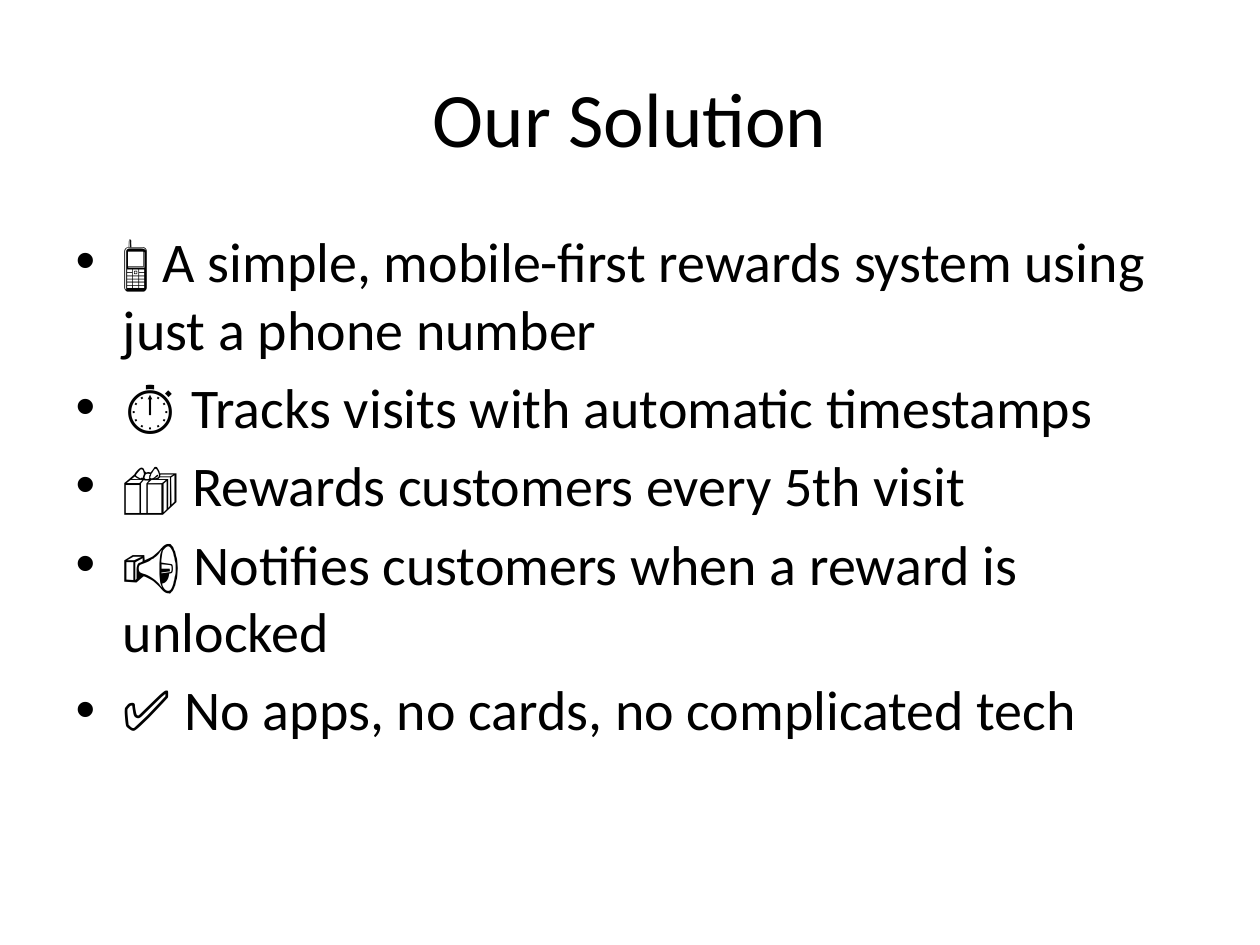
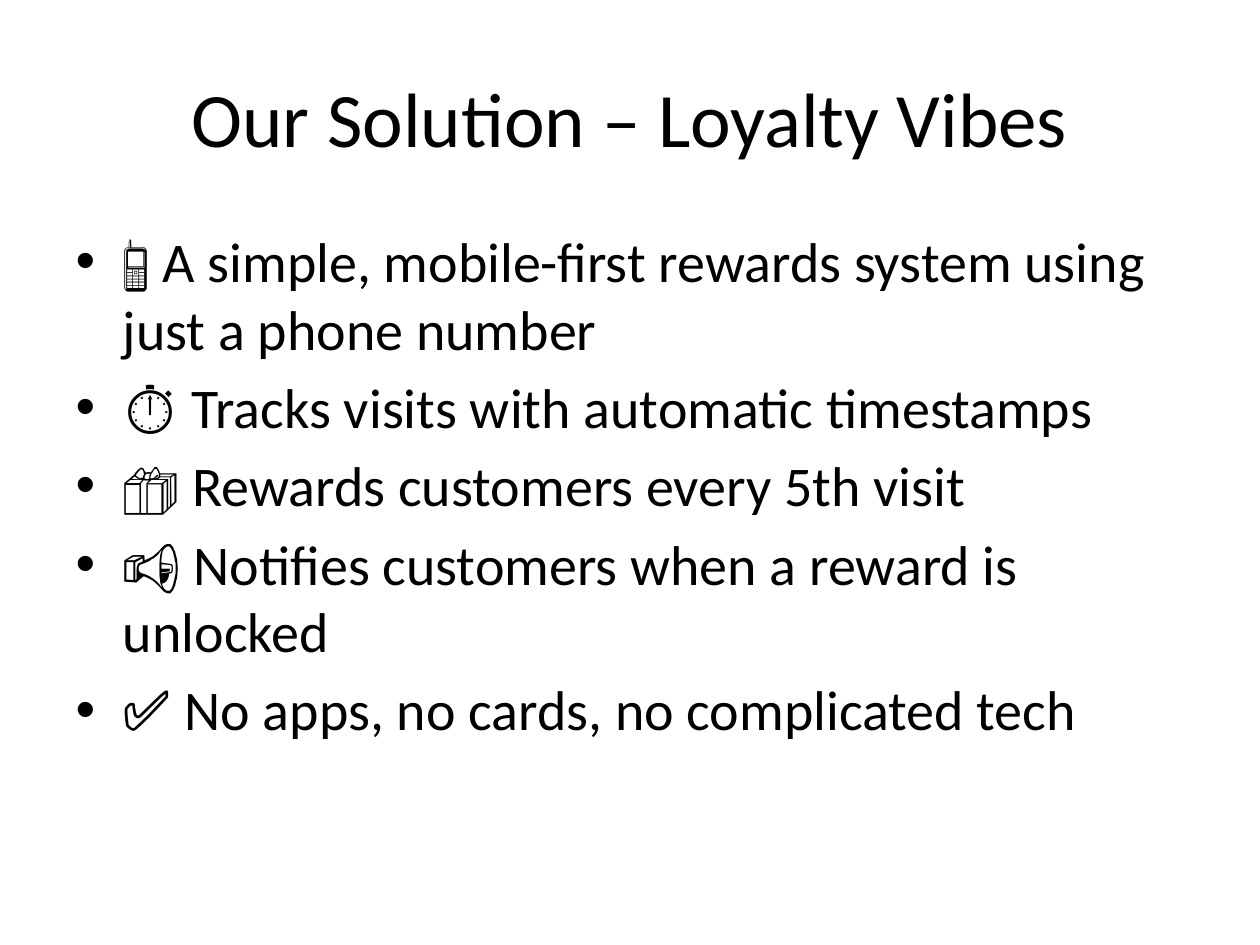
Before and after one commit to Kelvinkimotho/loyalty-vibes, a slide deck: slide 3 of Loyalty_Vibes_Pitch_Deck.pptx. Drawn at 1260x945 pixels with LibreOffice and Linux fonts; fonts in the diff are those of the drawing. Boxes give left, top, right and bottom in pixels: in the first picture for what was removed or moved away, otherwise in the second. Text is boxed around its words. In the diff, an @@ line names an element or a change of style, - is before the commit and + after.

```diff
--- a/Loyalty_Vibes_Pitch_Deck.pptx
+++ b/Loyalty_Vibes_Pitch_Deck.pptx
@@ title at [192,93,1067,160]: text changed @@
-Our Solution
+Our Solution – Loyalty Vibes
```
Also in this commit, not shown: 6 other slides changed.
